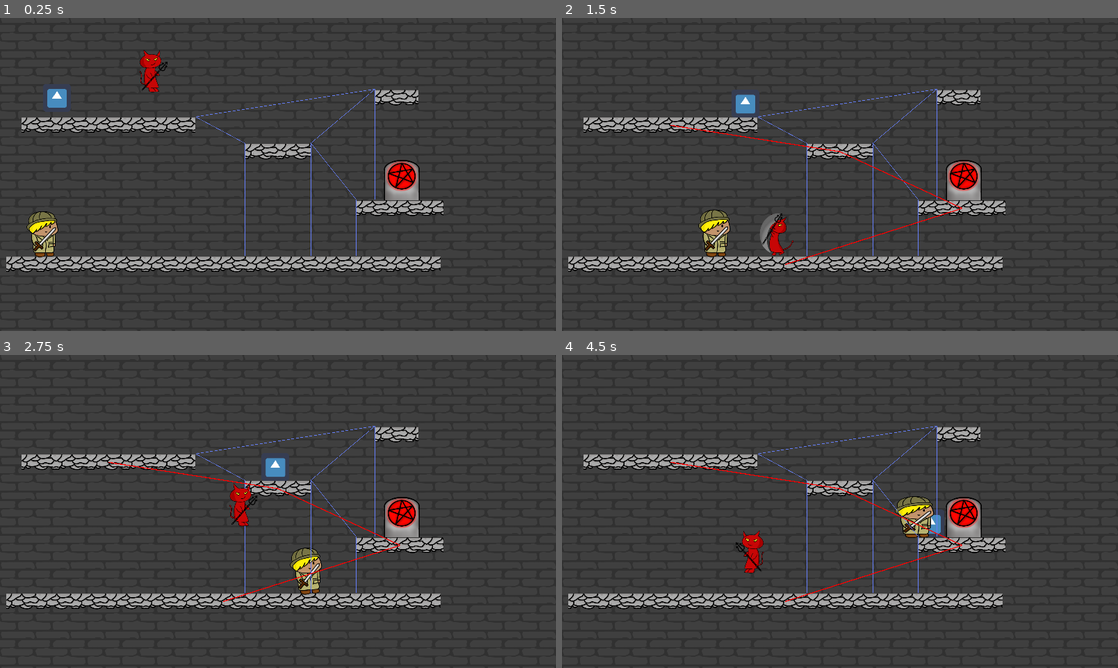
Above: before the commit, frames 1-4 (two rows, left to right).
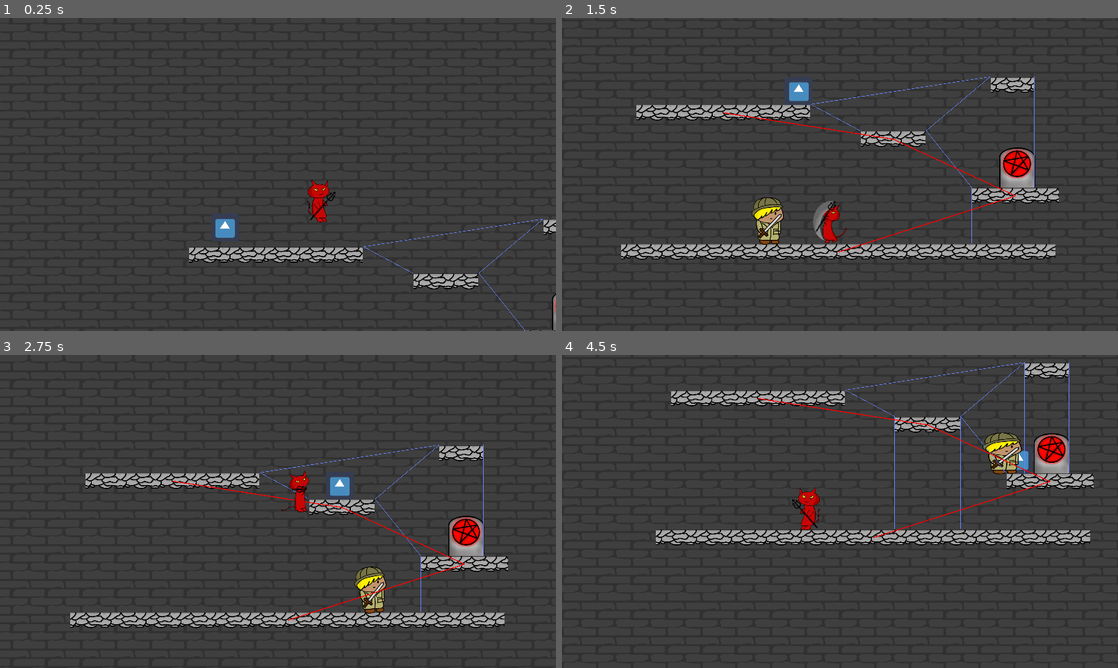
Above: after the commit, the same moments.

Repository: CiaranWoodward/LD48
Game: Godot game, scene res://Levels/TestLevel.tscn
The game is run twice, just before and just after one commit, with the same random seed, the same clock (stepped at 60 frames per second) and the same inputs. The engine's default icon, where the game draws it, is replaced by a stand-in: a white triangle on a blue panel in a dark square.
Inputs (mouse positions are in pixels of both pictures, inside the frame that each line leads up to):
- Up to frame 1 (0.25 s): no input
- Up to frame 2 (1.5 s): move the mouse to (962, 158) at 0.52 s; hold D (player_right) 0.53-1.28 s; hold Right mouse button (player_grapple) 0.53-1.28 s; tap W (player_jump) at 0.77 s; move the mouse to (728, 190) at 1.27 s; hold Left (player_left) from 1.28 s (still down); click (728, 190) at 1.35 s
- Up to frame 3 (2.75 s): tap W (player_jump) at 1.52 s; right-click (166, 527) at 1.55 s; move the mouse to (333, 442) at 2.02 s; release Left (player_left) at 2.03 s; hold D (player_right) from 2.03 s (still down); hold Right mouse button (player_grapple) from 2.03 s (still down)
- Up to frame 4 (4.5 s): move the mouse to (812, 574) at 2.77 s; release Right mouse button (player_grapple) at 2.78 s; right-click (812, 574) at 2.85 s; tap W (player_jump) at 3.02, 3.77 s; move the mouse to (1006, 558) at 3.52 s; release D (player_right) at 3.53 s; press the mouse at (1006, 558) at 3.53 s; hold Left (player_left) from 3.53 s (still down); right-click (1006, 558) at 3.8 s; move the mouse to (673, 464) at 4.27 s; release the mouse at (673, 464) at 4.28 s; right-click (673, 464) at 4.35 s

The runs differ from the first frame. In frame 1, 11% of the frame differs, in the area x 1-100%, y 10-100%; in frame 2, 16%; in frame 3, 17%, in the area x 1-92%, y 22-88%; in frame 4, 16%.

Commit message:
Add basic camera, fix movement glitches

Diff:
--- a/Demon/Demon.gd
+++ b/Demon/Demon.gd
@@ -64,7 +64,7 @@
 		var vec = dir * grapple_length
 		var res = space_state.intersect_ray(ghp, ghp + vec, [self], 1 + 4)
 		if res.empty():
-			pass #TODO: Failed animation
+			stateMachine.travel("GrappleFail")
 		else:
 			_grapplePoint = res["position"] + dir * grapple_stick_in_dist
 			_start_grapple()
@@ -74,6 +74,7 @@
 
 func _start_grapple():
 	_on_floor = false
+	_moving = false
 	$GravityTween.remove_all()
 	$SpeedTween.remove_all()
 	$SpeedTween.interpolate_property(self, "speed_proportion", null, 1, grapple_accel_time, Tween.TRANS_EXPO, Tween.EASE_OUT)
@@ -98,6 +99,7 @@
 	$GrappleChain.visible = false
 	$GrappleHook.visible = false
 	myTrident.visible = true
+	_startmoveifkeypressed()
 
 func IsGrappling() -> bool:
 	return (_grapplePoint != Vector2.INF)
@@ -140,6 +142,14 @@
 			_direction = oldDir # keep floating in air
 	elif !oldDir && _direction:
 		_startmove()
+	_startmoveifkeypressed()
+#	elif speed_proportion < 1 && _direction && _on_floor && !_jumping:
+#		_startmove()
+
+func _startmoveifkeypressed():
+	if Input.is_action_pressed("player_left") || Input.is_action_pressed("player_right"):
+		if !_moving:
+			_startmove()
 
 func _startmove():
 	$SpeedTween.remove_all()
@@ -196,6 +206,7 @@
 func _endjump():
 	if _jumping:
 		_leavefloor()
+		_startmoveifkeypressed()
 
 func _handle_falling(delta: float) -> void:
 	var kc = move_and_collide(Vector2(0, _fallspeed) * delta)
--- a/Demon/Demon.tscn
+++ b/Demon/Demon.tscn
@@ -709,6 +709,8 @@
 [sub_resource type="AnimationNodeStateMachineTransition" id=36]
 
 [sub_resource type="AnimationNodeStateMachineTransition" id=37]
+switch_mode = 2
+auto_advance = true
 
 [sub_resource type="AnimationNodeStateMachine" id=38]
 states/Attack/node = SubResource( 12 )
@@ -730,10 +732,10 @@
 states/Walk/node = SubResource( 20 )
 states/Walk/position = Vector2( 767, 126 )
 transitions = [ "Idle", "Walk", SubResource( 21 ), "Idle", "Grapple", SubResource( 22 ), "Walk", "Idle", SubResource( 2 …(572 unchanged characters)…
-graph_offset = Vector2( -75.7607, -153.157 )
+graph_offset = Vector2( -75.7607, -18.2633 )
 
 [sub_resource type="AnimationNodeBlendTree" id=39]
-graph_offset = Vector2( 0, -92.5 )
+graph_offset = Vector2( 0, 149.75 )
 nodes/StateMachine/node = SubResource( 38 )
 nodes/StateMachine/position = Vector2( 540, 140 )
 nodes/output/position = Vector2( 800, 120 )
@@ -752,7 +754,7 @@
 position = Vector2( 7.76523, 111.127 )
 scale = Vector2( 0.5, 0.5 )
 frames = SubResource( 1 )
-animation = "Grapple"
+animation = "Attack"
 offset = Vector2( -20.8795, -237.75 )
 
 [node name="Eyes" type="AnimatedSprite" parent="Flipper/Demon"]
@@ -762,6 +764,7 @@
 frame = 1
 
 [node name="Hand" type="Position2D" parent="Flipper/Demon"]
+visible = false
 position = Vector2( 4.49581, -248.4 )
 
 [node name="Trident" type="Sprite" parent="Flipper/Demon/Hand"]
--- /dev/null
+++ b/LevelElements/MainCamera.gd
@@ -0,0 +1,27 @@
+extends Camera2D
+
+export var top_left = Vector2.ZERO
+export var speed = 5
+
+var follow_target = null
+var target_position = Vector2.ZERO
+
+# Called when the node enters the scene tree for the first time.
+func _ready() -> void:
+	pass # Replace with function body.
+
+func _bound_camera() -> void:
+	if global_position.x < top_left.x:
+		global_position.x = top_left.x
+	if global_position.y < top_left.y:
+		global_position.y = top_left.y
+
+func _physics_process(delta: float) -> void:
+	if is_instance_valid(follow_target):
+		target_position = follow_target.global_position
+		if follow_target.has_method("GetCameraOffset"):
+			target_position = target_position + follow_target.GetCameraOffset()
+
+	var dir = global_position.direction_to(target_position)
+	var dist = global_position.distance_to(target_position)
+	global_position = global_position + dir * dist * delta * speed
--- /dev/null
+++ b/LevelElements/MainCamera.tscn
@@ -0,0 +1,8 @@
+[gd_scene load_steps=2 format=2]
+
+[ext_resource path="res://LevelElements/MainCamera.gd" type="Script" id=1]
+
+[node name="MainCamera" type="Camera2D"]
+current = true
+process_mode = 0
+script = ExtResource( 1 )
--- a/Levels/TestLevel.gd
+++ b/Levels/TestLevel.gd
@@ -60,6 +60,7 @@
 	_processPlatformMap()
 	assert(_platforms.size() > 0)
 	_treasure_platform = GetClosestPlatform($Shrine.global_position)
+	$MainCamera.follow_target = $Demon
 
 func _physics_process(_delta):
 	if !_navmap_collided:
--- a/Levels/TestLevel.tscn
+++ b/Levels/TestLevel.tscn
@@ -7,6 +7,7 @@
 [ext_resource path="res://Enemies/Adventurer.tscn" type="PackedScene" id=5]
 [ext_resource path="res://Graphics/Scenery/Shrine/Shrine.tscn" type="PackedScene" id=6]
 [ext_resource path="res://Graphics/Scenery/BackWall0000.png" type="Texture" id=7]
+[ext_resource path="res://LevelElements/MainCamera.tscn" type="PackedScene" id=8]
 
 [node name="TestLevel" type="Node2D"]
 script = ExtResource( 3 )
@@ -53,3 +54,5 @@
 __meta__ = {
 "_edit_lock_": true
 }
+
+[node name="MainCamera" parent="." instance=ExtResource( 8 )]
Not shown: 1 places in Levels/TestLevel.tscn that only renumber resources
